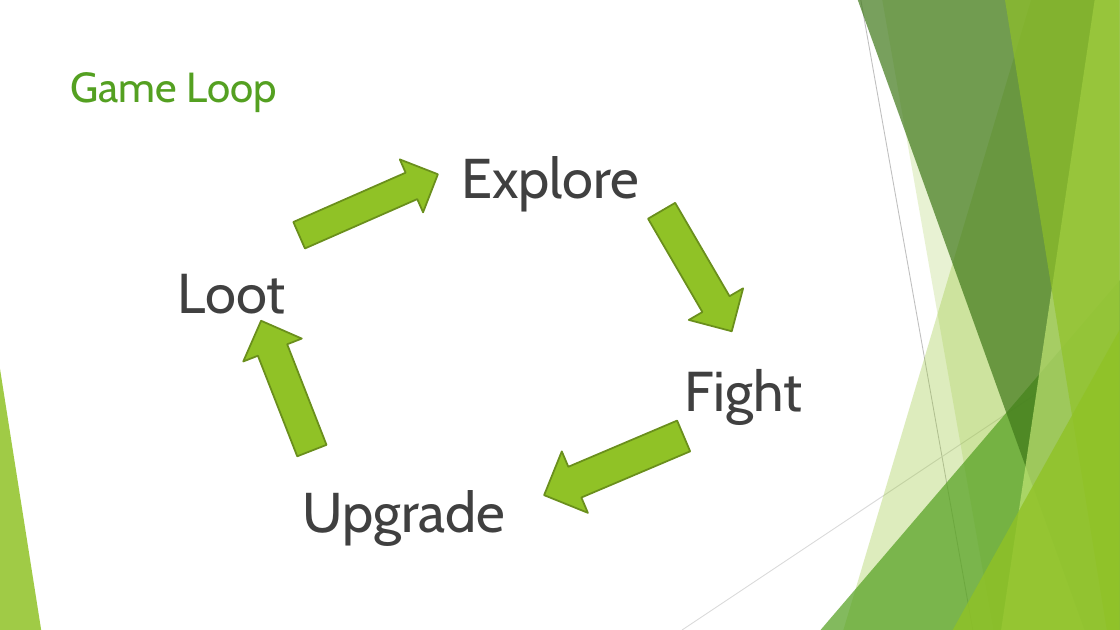
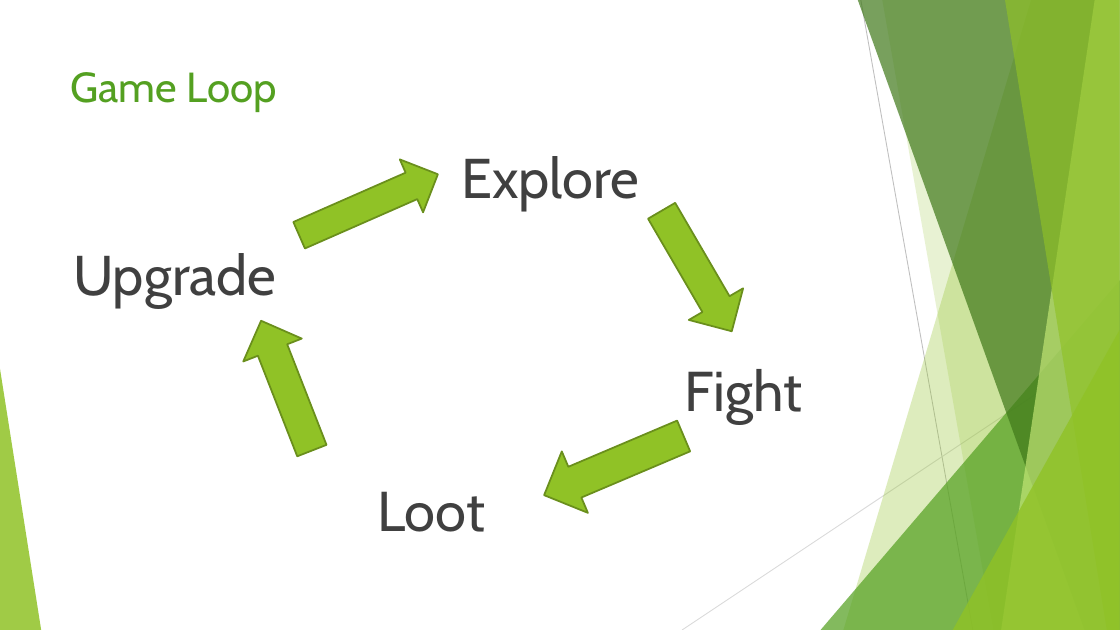
Before and after one commit to UoSGamesGroups/level-6-l6-group-5, a slide deck: slide 4 of Project Management/Pitches/Pitch 6.pptx. Drawn at 1120x630 pixels with LibreOffice and Linux fonts; fonts in the diff are those of the drawing. Boxes give left, top, right and bottom in pixels: in the first picture for what was removed or moved away, otherwise in the second. Text is boxed around its words. In the diff, an @@ line names an element or a change of style, - is before the commit and + after.

```diff
--- a/Project Management/Pitches/Pitch 6.pptx
+++ b/Project Management/Pitches/Pitch 6.pptx
@@ text "Upgrade": place and size @@
-text "Upgrade" at [303, 490, 506, 545]
+text "Upgrade" at [73, 253, 276, 308]
@@ text "Loot" rewrapped from [178, 273, 286, 325] to [377, 491, 485, 532] @@
```
Also in this commit, not shown: 1 other slide changed, 2 slides added, 3 slides removed.
